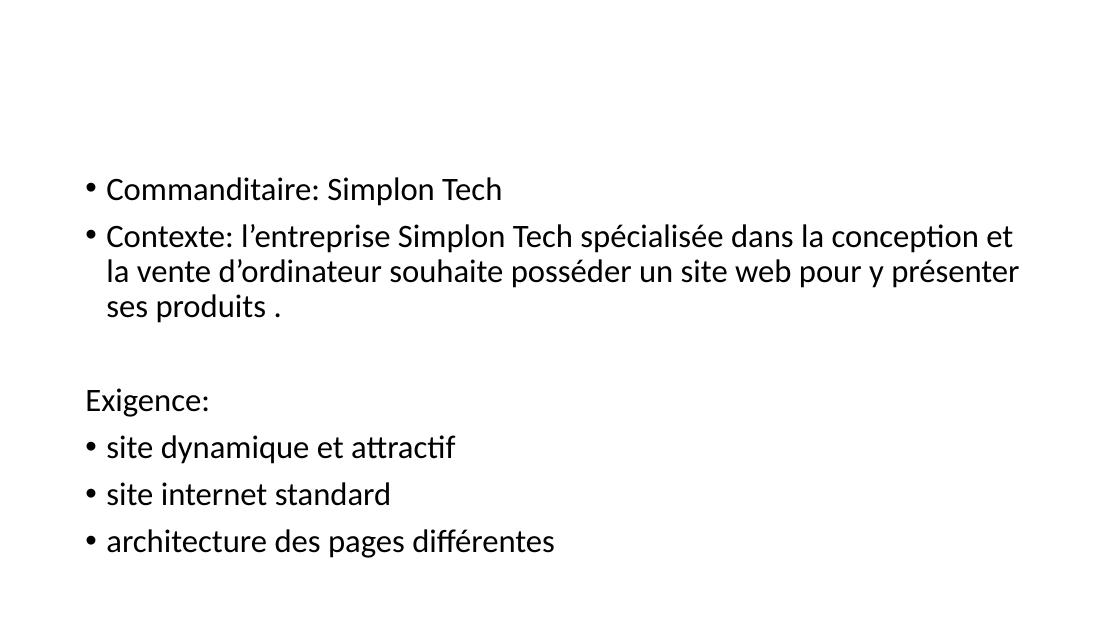
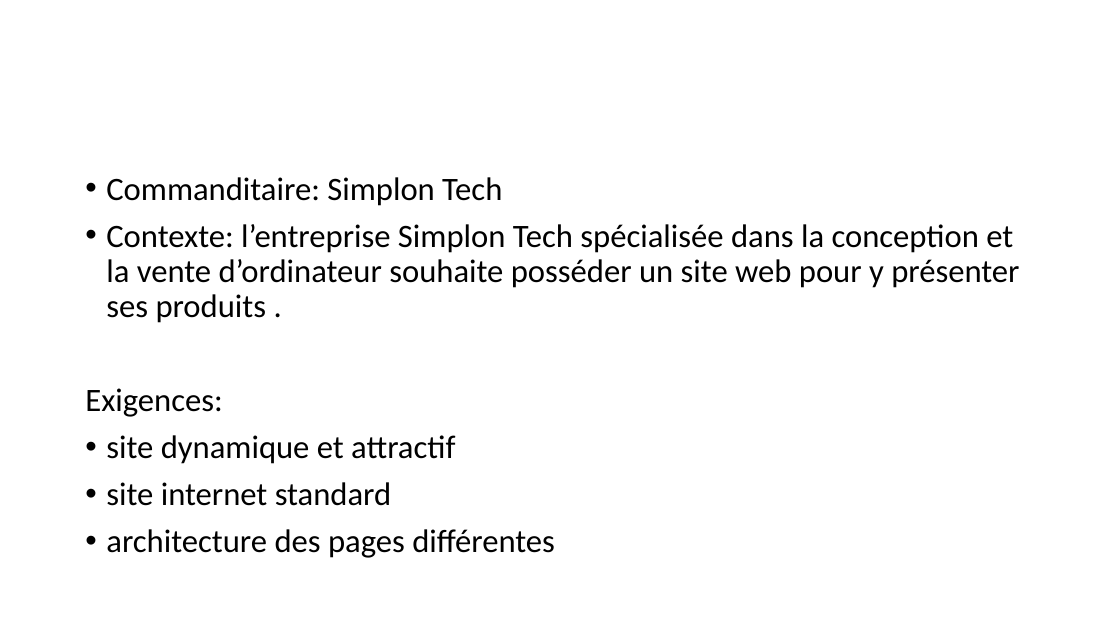
Before and after one commit to tmillot08/SimplonTech, a slide deck: slide 2 of SimplonTech.ppsx. Drawn at 1120x630 pixels with LibreOffice and Linux fonts; fonts in the diff are those of the drawing. Boxes give left, top, right and bottom in pixels: in the first picture for what was removed or moved away, otherwise in the second. Text is boxed around its words. In the diff, an @@ line names an element or a change of style, - is before the commit and + after.

```diff
--- a/SimplonTech.ppsx
+++ b/SimplonTech.ppsx
@@ text at <box>85,388,222,417</box>: text changed @@
-Exigence:
+Exigences:
```
Also in this commit, not shown: 5 other slides changed.
